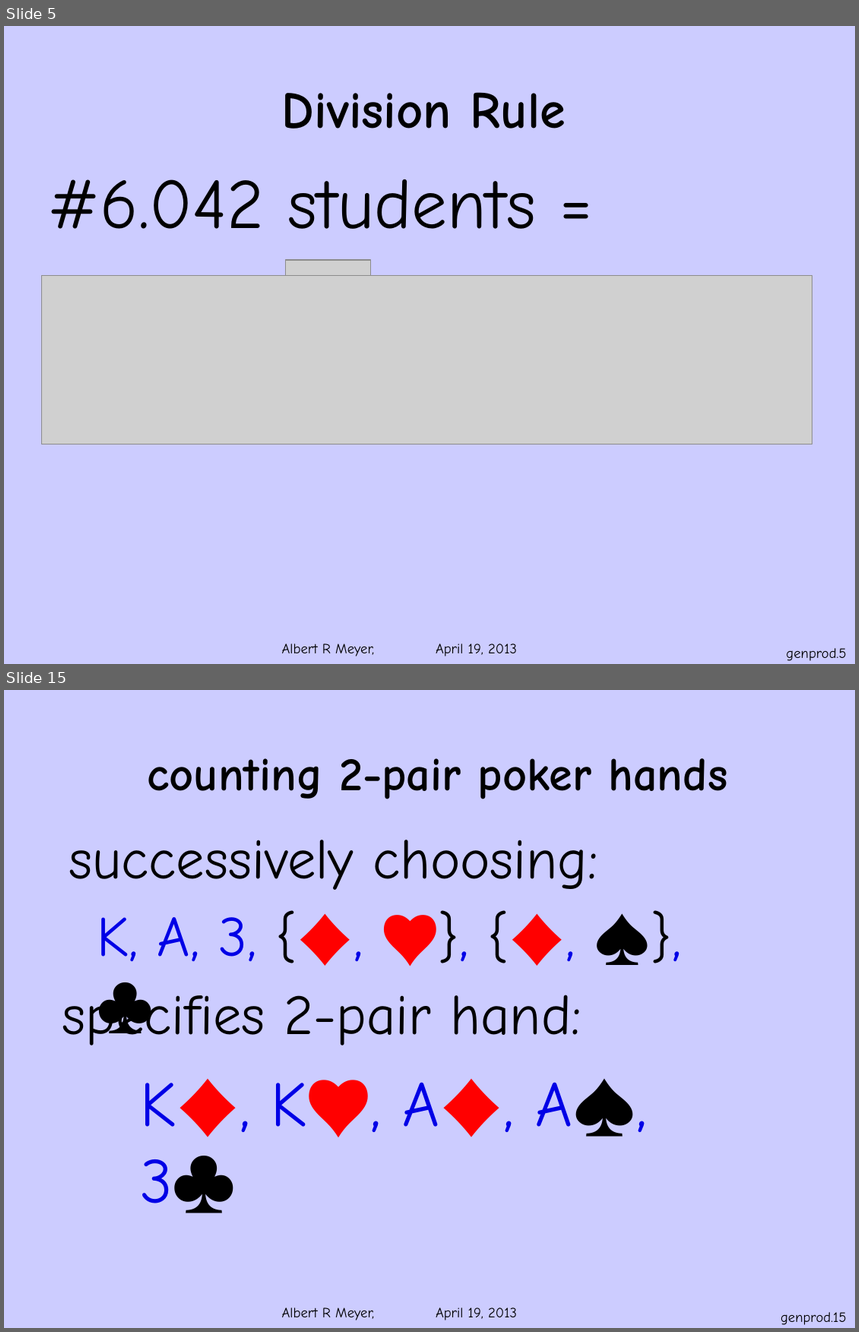
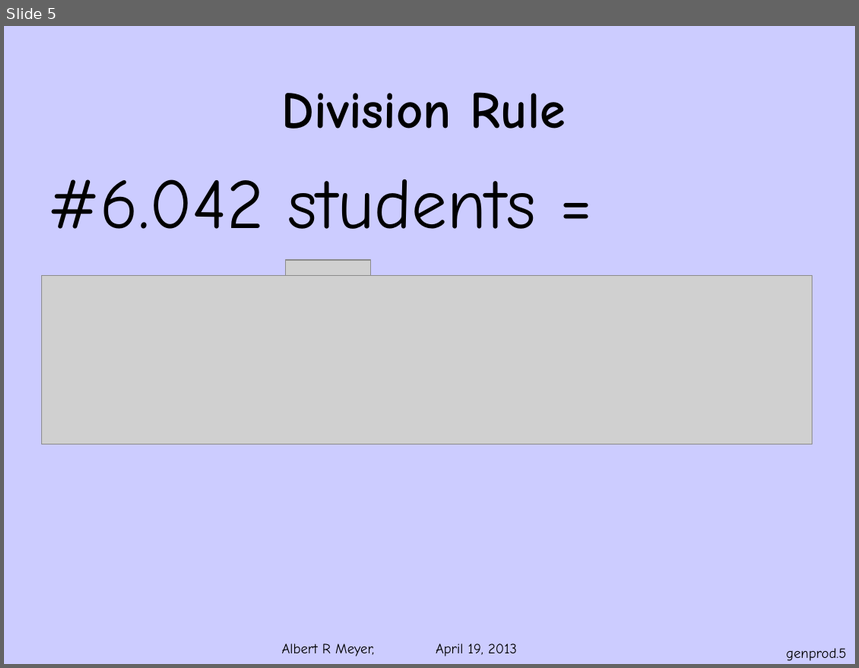
Before and after one commit to armeyer/mcs_web, a slide deck: spring13/slides13/genprod.pptx. Shown one above the other, each under a label of ours: slides 5 and 15 before the commit, slide 5 after it; the slides between them are not shown. The pictures are 859x1332 and 859x668 pixels, drawn with LibreOffice and Linux fonts; fonts in the diff are those of the drawing; grey boxes stand for pictures; background and template pictures are left out. Boxes give left, top, right and bottom in pixels: in the first picture for what was removed or moved away, otherwise in the second. Text is boxed around its words. In the diff, an @@ line names an element or a change of style, - is before the commit and + after.

Commit message:
split off count-2pair.pptx from genprod.pptx

```diff
--- a/spring13/slides13/genprod.pptx
+++ b/spring13/slides13/genprod.pptx
@@ slide 15 removed at (4,690,855,1328), background #CCCCFF; not listed: 1 template element that a slide beside it also shows @@
@@ title removed at (148,758,728,799) @@
-counting 2-pair poker hands
@@ text removed at (69,840,598,890) @@
-successively choosing:
@@ text removed at (97,917,257,961) @@
-K, A, 3, {♦, ♥}, {♦, ♠}, ♣
@@ text removed at (62,986,582,1046) @@
-specifies 2-pair hand:
@@ text removed at (140,1079,647,1214) @@
-K♦, K♥, A♦, A♠, 3♣
@@ page number removed at (781,1312,847,1325) @@
-genprod.15
```
Also in this commit, not shown: 6 slides changed, 13 other slides removed, 1 other file.
